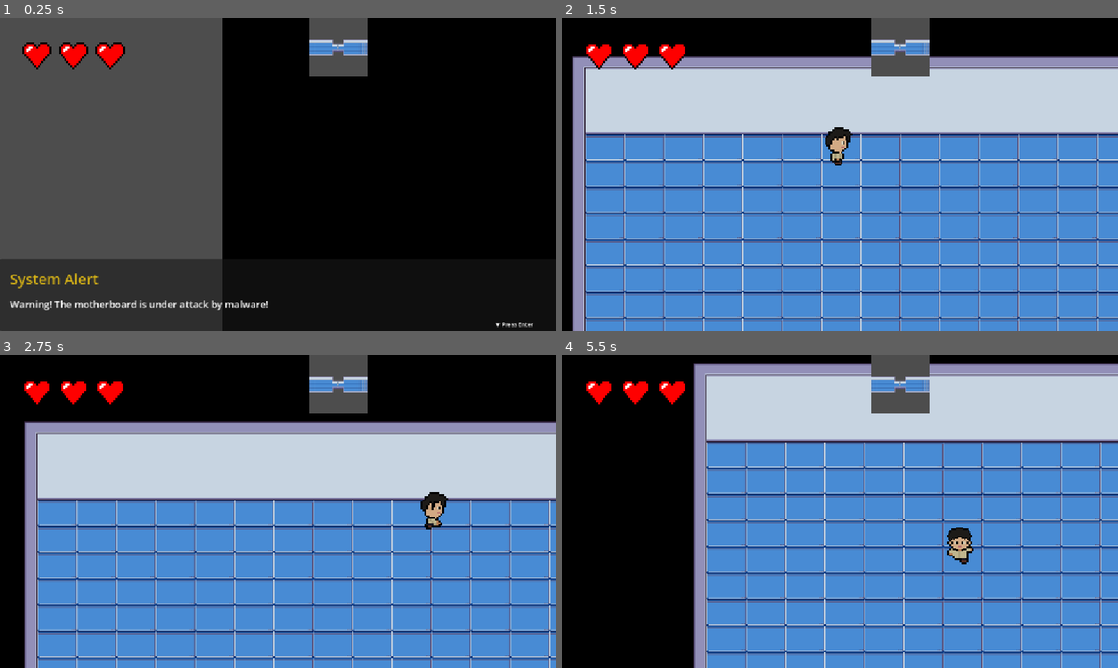
Above: before the commit, frames 1-4 (two rows, left to right).
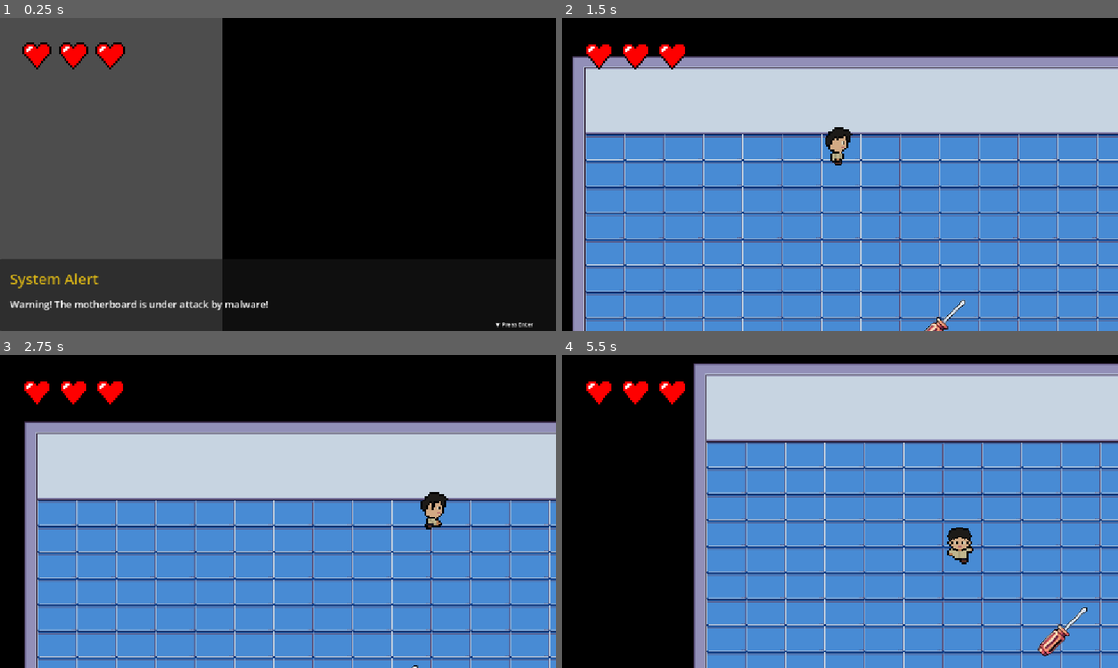
Above: after the commit, the same moments.

Repository: Toto-Iji/PixelRigSupaGodot
Game: Godot game, scene res://scenes/game/world.tscn
Same seed, same stepped clock (60 frames per second), same inputs: the game is played once before the commit and once after it. This scene is started directly instead of the project's main scene. The engine's default icon, where the game draws it, is replaced by a stand-in: a white triangle on a blue panel in a dark square.
Inputs (mouse positions are in pixels of both pictures, inside the frame that each line leads up to):
- Up to frame 1 (0.25 s): no input
- Up to frame 2 (1.5 s): tap Enter (ui_accept) at 0.5, 0.77 s; move the mouse to (962, 158) at 0.52 s; hold D (Right) 0.53-1.25 s; hold Space (Attack) 0.53-1.25 s; click (962, 158) at 0.67 s; tap E (Interact) at 0.8 s; drag from (728, 190) to (873, 202) at 1.27 s
- Up to frame 3 (2.75 s): move the mouse to (333, 442) at 2.02 s; hold D (Right) from 2.03 s (still down); hold Space (Attack) from 2.03 s (still down); tap E (Interact) at 2.3 s
- Up to frame 4 (5.5 s): release D (Right) at 2.75 s; release Space (Attack) at 2.75 s; drag from (812, 574) to (673, 464) at 2.77 s; move the mouse to (1006, 558) at 3.52 s; hold A (Left) 3.53-4.25 s; hold Space (Attack) 3.53-4.25 s; tap Enter (ui_accept) at 3.77 s; tap E (Interact) at 3.8, 5.3 s; drag from (673, 464) to (1017, 583) at 4.27 s; move the mouse to (867, 511) at 5.02 s; hold S (Down) from 5.03 s (still down); hold Space (Attack) from 5.03 s (still down); click (867, 511) at 5.17 s

The runs differ from the first frame. In frame 1, 2.0% of the frame differs, in the area x 55-67%, y 0-19%; in frame 2, 2.1%; in frame 3, 2.0%; in frame 4, 2.2%, in the area x 55-95%, y 0-97%.
Error before the commit: Invalid assignment of property or key 'position' with value of type 'Vector2' on a base object of type 'null instance'. (res://scenes/game/minimap.gd:6)

Commit message:
latest commit

Diff:
--- a/logintest/minimap.gd
+++ /dev/null
@@ -1,31 +0,0 @@
-# minimap.gd (Script attached to the top-level 'minimap' node)
-
-extends Node2D  # or Control, depending on your setup
-
-# Variable to hold a reference to the main Player node
-var target_player = null
-
-func _ready():
-	# Find the Player node in the scene tree.
-	# Since the Player is a sibling to the minimap node,
-	# and the parent is 'World', this should work.
-	target_player = get_parent().get_node("Player")
-
-	if target_player:
-		print("Minimap successfully referenced the main Player.")
-	else:
-		# Handle case where Player isn't found
-		print("ERROR: Could not find the Player node for the minimap.")
-
-
-func _process(delta):
-	if target_player:
-		# Move the minimap's Camera2D (or the minimap itself) to follow the player
-		# Assuming the minimap has a Camera2D named 'Camera2D' as a child
-		var minimap_camera = $Camera2D
-
-		# Center the camera on the player's position
-		minimap_camera.global_position = target_player.global_position
-
-		# NOTE: You'll also need code to position the minimap_ui elements relative
-		# to the player's global position.
--- a/logintest/minimap.tscn
+++ b/logintest/minimap.tscn
@@ -1,37 +1,7 @@
-[gd_scene load_steps=4 format=3 uid="uid://bmj2o157umepe"]
+[gd_scene load_steps=3 format=3 uid="uid://bqyivdepjunub"]
 
 [ext_resource type="Texture2D" uid="uid://cu28id2qdnyno" path="res://assets/bg.png" id="1_0pgu0"]
 [ext_resource type="Texture2D" uid="uid://cn56f2pnv286x" path="res://assets/red-removebg-preview.png" id="5_uhfg6"]
-
-[sub_resource type="GDScript" id="GDScript_cvo86"]
-script/source = "extends SubViewport
-
-@onready var minimap_camera = $Camera2D
-var target_player = null
-
-func _ready():
-	# 1. Get the current Scene Tree (like before)
-	var tree = get_tree()
-	var viewport_root = tree.root
-	target_player = viewport_root.find_child(\"Player\", true, false)
-
-	if target_player:
-		print(\"Minimap successfully found the Player node by searching the Scene Tree root.\")
-	else:
-		print(\"CRITICAL ERROR: Player node not found. Check name and position in the World scene.\")
-
-    # 💥 CRITICAL LINE: Make the SubViewport share the main scene's 2D world
-		world_2d = get_tree().root.get_world_2d()
-
-		if target_player:
-				print(\"Minimap successfully found the Player node by searching the Scene Tree root.\")
-		else:
-			print(\"CRITICAL ERROR: Player node not found. Check name and position in the World scene.\")
-
-func _physics_process(_delta):
-	if target_player:
-		minimap_camera.position = target_player.position
-"
 
 [node name="minimap" type="Node2D"]
 
@@ -54,7 +24,6 @@
 handle_input_locally = false
 size = Vector2i(160, 160)
 render_target_update_mode = 4
-script = SubResource("GDScript_cvo86")
 
 [node name="Sprite2D" type="Sprite2D" parent="minimap_ui/SubViewportContainer/SubViewport"]
 texture = ExtResource("1_0pgu0")
--- a/logintest/project.godot
+++ b/logintest/project.godot
@@ -28,6 +28,10 @@
 
 window/stretch/mode="canvas_items"
 window/stretch/aspect="expand"
+
+[global_group]
+
+player=""
 
 [input]
 
--- /dev/null
+++ b/logintest/scenes/computer_npc.tscn
@@ -0,0 +1,22 @@
+[gd_scene load_steps=5 format=3 uid="uid://bylm5ooavv1"]
+
+[ext_resource type="Script" uid="uid://by6ewl5yeeeuo" path="res://scripts/computer_npc.gd" id="1_lyfn0"]
+[ext_resource type="Texture2D" uid="uid://byx6yhfs8uvk2" path="res://assets/download-removebg-preview (1).png" id="2_uw5nw"]
+[ext_resource type="PackedScene" uid="uid://c8n6rp60wn0vv" path="res://scenes/dialogue_layer.tscn" id="3_lj3sr"]
+
+[sub_resource type="RectangleShape2D" id="RectangleShape2D_opiqg"]
+size = Vector2(36, 66)
+
+[node name="ComputerNPC" type="StaticBody2D"]
+script = ExtResource("1_lyfn0")
+
+[node name="Sprite2D" type="Sprite2D" parent="."]
+position = Vector2(0.999992, 7.62939e-06)
+scale = Vector2(0.442222, 0.442222)
+texture = ExtResource("2_uw5nw")
+
+[node name="CollisionShape2D" type="CollisionShape2D" parent="."]
+position = Vector2(3, -1)
+shape = SubResource("RectangleShape2D_opiqg")
+
+[node name="DialogueLayer" parent="." instance=ExtResource("3_lj3sr")]
--- /dev/null
+++ b/logintest/scenes/dialogue_layer.tscn
@@ -0,0 +1,50 @@
+[gd_scene load_steps=4 format=3 uid="uid://c8n6rp60wn0vv"]
+
+[ext_resource type="Script" uid="uid://bsx5v31llqf4m" path="res://scripts/dialogue_layer.gd" id="1_ftchp"]
+[ext_resource type="Texture2D" uid="uid://b0gaxfkw8pn65" path="res://assets/dialogue_box.png" id="2_6esfx"]
+
+[sub_resource type="StyleBoxTexture" id="StyleBoxTexture_ftchp"]
+texture = ExtResource("2_6esfx")
+
+[node name="DialogueLayer" type="CanvasLayer"]
+script = ExtResource("1_ftchp")
+
+[node name="Control" type="Control" parent="."]
+layout_mode = 3
+anchors_preset = 15
+anchor_right = 1.0
+anchor_bottom = 1.0
+grow_horizontal = 2
+grow_vertical = 2
+
+[node name="DialoguePanel" type="PanelContainer" parent="Control"]
+layout_mode = 1
+anchors_preset = 8
+anchor_left = 0.5
+anchor_top = 0.5
+anchor_right = 0.5
+anchor_bottom = 0.5
+offset_left = -220.0
+offset_top = -230.0
+offset_right = 220.0
+offset_bottom = -90.0
+grow_horizontal = 2
+grow_vertical = 2
+theme_override_styles/panel = SubResource("StyleBoxTexture_ftchp")
+
+[node name="MarginContainer" type="MarginContainer" parent="Control/DialoguePanel"]
+layout_mode = 2
+theme_override_constants/margin_left = 20
+theme_override_constants/margin_top = 20
+theme_override_constants/margin_right = 20
+theme_override_constants/margin_bottom = 20
+
+[node name="RichTextLabel" type="RichTextLabel" parent="Control/DialoguePanel/MarginContainer"]
+modulate = Color(0, 0, 0, 1)
+custom_minimum_size = Vector2(400, 100)
+layout_mode = 2
+theme_override_font_sizes/normal_font_size = 24
+bbcode_enabled = true
+fit_content = true
+scroll_active = false
+metadata/_edit_use_anchors_ = true
--- a/logintest/scenes/game/level_2.tscn
+++ b/logintest/scenes/game/level_2.tscn
@@ -8,11 +8,12 @@
 [ext_resource type="Texture2D" uid="uid://qdutmupsk3y2" path="res://assets/tilesStuff.png" id="5_qsm5n"]
 [ext_resource type="Texture2D" uid="uid://bk121plfl4x6e" path="res://assets/tilesWalls.png" id="6_0verc"]
 [ext_resource type="PackedScene" uid="uid://bc08oiii3s150" path="res://sliding_door.tscn" id="7_uin86"]
-[ext_resource type="Shader" uid="uid://buptetam44jjb" path="res://scenes/game/level_2.gdshader" id="9_0verc"]
+[ext_resource type="Shader" path="res://scenes/game/level_2.gdshader" id="9_0verc"]
 [ext_resource type="Texture2D" uid="uid://bxl8vqsqpcl53" path="res://assets/table-horizontal-128x128.png" id="10_18c5o"]
-[ext_resource type="Shader" uid="uid://cp5gdjqogwlqd" path="res://scenes/game/dimmer_level_2.gdshader" id="10_wh2ag"]
-[ext_resource type="Script" uid="uid://c3skd0hfop30r" path="res://scenes/game/room_a.gd" id="11_rywa0"]
-[ext_resource type="Script" uid="uid://ckuycdfkr1nkc" path="res://scenes/game/room_b.gd" id="11_wh2ag"]
+[ext_resource type="Shader" path="res://scenes/game/dimmer_level_2.gdshader" id="10_wh2ag"]
+[ext_resource type="Script" path="res://scenes/game/room_a.gd" id="11_rywa0"]
+[ext_resource type="Script" path="res://scenes/game/room_b.gd" id="11_wh2ag"]
+[ext_resource type="PackedScene" uid="uid://bylm5ooavv1" path="res://scenes/computer_npc.tscn" id="14_18c5o"]
 
 [sub_resource type="TileSetAtlasSource" id="TileSetAtlasSource_x1lkl"]
 texture = ExtResource("1_doay6")
@@ -4801,4 +4802,8 @@
 offset_bottom = 576.0
 color = Color(0, 0, 0, 1)
 
+[node name="ComputerNPC" parent="." node_paths=PackedStringArray("linked_door") instance=ExtResource("14_18c5o")]
+position = Vector2(609, 488)
+linked_door = NodePath("../TileMap/SlidingDoor")
+
 [editable path="TileMap/SlidingDoor"]
--- a/logintest/scenes/game/minimap.gd
+++ /dev/null
@@ -1,6 +0,0 @@
-extends SubViewport
-
-@onready var camera = $PlayerCamera
-
-func _physics_process(_delta):
-	camera.position = owner.find_child("Player").position
--- a/logintest/scenes/game/player.tscn
+++ b/logintest/scenes/game/player.tscn
@@ -212,9 +212,10 @@
 [sub_resource type="RectangleShape2D" id="RectangleShape2D_onrkg"]
 size = Vector2(38.8571, 52.5714)
 
-[node name="Player" type="CharacterBody2D"]
+[node name="Player" type="CharacterBody2D" groups=["player"]]
 scale = Vector2(0.25, 0.25)
 script = ExtResource("1_4flbx")
+interact_distance = 120.0
 
 [node name="Sprite" type="AnimatedSprite2D" parent="."]
 texture_filter = 1
--- a/logintest/scenes/game/world.tscn
+++ b/logintest/scenes/game/world.tscn
@@ -1,9 +1,8 @@
-[gd_scene load_steps=27 format=3 uid="uid://b3d5v3f3xxmyr"]
+[gd_scene load_steps=26 format=3 uid="uid://b3d5v3f3xxmyr"]
 
 [ext_resource type="Script" uid="uid://dx372e0bo6qrg" path="res://scripts/game/world.gd" id="1_ry518"]
 [ext_resource type="PackedScene" uid="uid://by7yctgrl7bo1" path="res://scenes/game/player.tscn" id="3_ssxqg"]
 [ext_resource type="Script" uid="uid://bd156lcdidymc" path="res://scripts/game/quiz_ui.gd" id="4_8tx05"]
-[ext_resource type="Script" uid="uid://cuuil68kma8k4" path="res://scenes/game/minimap.gd" id="4_g3wwy"]
 [ext_resource type="PackedScene" uid="uid://hvvkl7lvsd4v" path="res://scenes/terminal.tscn" id="5_kkypk"]
 [ext_resource type="Script" uid="uid://cy1dhqly8k3hx" path="res://scripts/UIManager.gd" id="6_aa8ij"]
 [ext_resource type="Script" uid="uid://b0to2s73tb2r0" path="res://scripts/game/terminal_text.gd" id="7_xjrwe"]
@@ -43,29 +42,6 @@
 z_index = 1
 position = Vector2(153, -109)
 
-[node name="minimapUI" type="CanvasLayer" parent="."]
-
-[node name="SubViewportContainer" type="SubViewportContainer" parent="minimapUI"]
-anchors_preset = 1
-anchor_left = 1.0
-anchor_right = 1.0
-offset_left = -512.0
-offset_right = -392.0
-offset_bottom = 120.0
-grow_horizontal = 0
-
-[node name="SubViewport" type="SubViewport" parent="minimapUI/SubViewportContainer"]
-handle_input_locally = false
-size = Vector2i(120, 120)
-render_target_update_mode = 4
-script = ExtResource("4_g3wwy")
-
-[node name="Sprite2D" type="Sprite2D" parent="minimapUI/SubViewportContainer/SubViewport"]
-texture = ExtResource("22_ssxqg")
-
-[node name="Camera2D" type="Camera2D" parent="minimapUI/SubViewportContainer/SubViewport"]
-zoom = Vector2(0.1, 0.1)
-
 [node name="BG" type="Sprite2D" parent="."]
 texture = ExtResource("22_ssxqg")
 
--- /dev/null
+++ b/logintest/scripts/computer_npc.gd
@@ -0,0 +1,78 @@
+extends StaticBody2D
+
+@onready var dialogue_ui = $DialogueLayer
+
+# 🔗 Drag your SlidingDoor node here in the Inspector
+@export var linked_door: Node2D
+
+# We DO NOT use @export for text to prevent Inspector bugs
+var story_lines: Array[String] = [
+	"You noticed a PC on top of the desk... powering on.",
+	"Welcome back, Professor Ad— wait. You’re... not him. Interesting. You have his eyes, though. You must be his grandchild.",
+	"Professor Francis Adler. Founder of the Mind Sync System. It’s been twenty years since he last logged into this tester account.",
+	"He built all of this, you know — PixelRig, the entire learning framework, every module, every tool. Looks like you inherited his problem-solving skills.",
+	"If you found this device in a hidden room, then he wanted someone like you to discover it. The system you’ve synced with contains everything about computers — how they work, how to assemble them, how to truly understand them.",
+	"If you're ready... I can show you around."
+]
+
+var unlocked_lines: Array[String] = [
+	"Access granted. You can now proceed to the next room."
+]
+
+var has_unlocked_door: bool = false
+var player_ref = null
+
+func _ready():
+	if has_node("DialogueLayer"):
+		dialogue_ui.dialogue_finished.connect(_on_dialogue_finished)
+
+	# Debug Check
+	if linked_door == null:
+		print("❌ CRITICAL ERROR: 'Linked Door' is empty! Click ComputerNPC in the scene and assign the Door node.")
+	else:
+		print("✅ NPC connected to door: ", linked_door.name)
+
+func interact():
+	player_ref = get_tree().get_first_node_in_group("player")
+	if not player_ref:
+		player_ref = get_tree().get_first_node_in_group("Player")
+
+	if player_ref:
+		player_ref.can_move = false
+		player_ref.can_shoot = false
+		player_ref.velocity = Vector2.ZERO
+
+	# Send the correct text
+	if has_unlocked_door:
+		print("sending unlocked lines: ", unlocked_lines.size())
+		dialogue_ui.start_dialogue(unlocked_lines)
+	else:
+		print("sending story lines: ", story_lines.size())
+		dialogue_ui.start_dialogue(story_lines)
+
+func _on_dialogue_finished():
+	if player_ref:
+		player_ref.can_move = true
+		player_ref.can_shoot = true
+
+	if not has_unlocked_door:
+		has_unlocked_door = true
+		print("🔓 Attempting to unlock door...")
+
+		if linked_door:
+			if linked_door.has_method("unlock_door"):
+				linked_door.unlock_door()
+				# Force an update in case player is standing in it
+				_update_door_state()
+			else:
+				print("❌ ERROR: The linked node exists but does not have 'unlock_door()'. Check sliding_door.gd script.")
+		else:
+			print("❌ ERROR: Cannot unlock. 'Linked Door' is NULL.")
+
+# Helper to handle if player is already standing at the door
+func _update_door_state():
+	if linked_door.has_method("_on_area_body_entered") and player_ref:
+		# We simulate the player entering the door area again to trigger the open
+		var door_area = linked_door.get_node_or_null("Area2D")
+		if door_area and door_area.overlaps_body(player_ref):
+			linked_door._open_door()
--- /dev/null
+++ b/logintest/scripts/dialogue_layer.gd
@@ -0,0 +1,90 @@
+extends CanvasLayer
+
+# --- CHECK THIS LINE ---
+signal dialogue_finished
+# -----------------------
+
+@onready var text_label = $Control/DialoguePanel/MarginContainer/RichTextLabel
+@onready var dialogue_panel = $Control/DialoguePanel
+@onready var control_root = $Control
+
+var dialogue_queue: Array[String] = []
+var is_typing: bool = false
+var current_index: int = 0
+var char_timer: float = 0.0
+const TYPE_SPEED: float = 0.02
+
+func _ready():
+	control_root.visible = false
+	print("DEBUG: DialogueLayer is Ready")
+
+func _process(delta):
+	if is_typing:
+		if text_label.visible_ratio < 1.0:
+			char_timer += delta
+			if char_timer >= TYPE_SPEED:
+				char_timer = 0.0
+				text_label.visible_characters += 1
+		else:
+			is_typing = false
+
+func start_dialogue(lines: Array[String]):
+	print("DEBUG: start_dialogue called with ", lines.size(), " lines")
+
+	# --- FAIL SAFE FIX ---
+	if lines.is_empty():
+		print("DEBUG: No text found! Emitting finished signal immediately to unfreeze player.")
+		emit_signal("dialogue_finished")
+		return
+	# ---------------------
+
+	dialogue_queue = lines
+	current_index = 0
+	show_dialogue()
+	_display_current_line()
+
+func show_dialogue():
+	print("DEBUG: Dialogue GUI opened")
+	control_root.visible = true
+	process_mode = Node.PROCESS_MODE_ALWAYS
+
+func hide_dialogue():
+	print("DEBUG: hide_dialogue called")
+	control_root.visible = false
+	dialogue_queue.clear()
+
+	print("DEBUG: Attempting to emit 'dialogue_finished'...")
+	emit_signal("dialogue_finished")
+	print("DEBUG: Signal emitted!")
+
+func _display_current_line():
+	if dialogue_queue.is_empty(): return
+
+	var line = dialogue_queue[current_index]
+	# print("DEBUG: Displaying line: " + line)
+	text_label.text = line
+
+	text_label.visible_characters = 0
+	text_label.visible_ratio = 0.0
+	is_typing = true
+
+	await get_tree().process_frame
+	dialogue_panel.reset_size()
+
+func _input(event):
+	if not control_root.visible:
+		return
+
+	if event.is_action_pressed("Interact"):
+		get_viewport().set_input_as_handled()
+
+		if is_typing:
+			text_label.visible_ratio = 1.0
+			is_typing = false
+		else:
+			current_index += 1
+			if current_index < dialogue_queue.size():
+				_display_current_line()
+			else:
+				print("DEBUG: End of text reached, calling hide_dialogue")
+				hide_dialogue()
--- a/logintest/scripts/game/player.gd
+++ b/logintest/scripts/game/player.gd
@@ -2,14 +2,14 @@
 
 # --- Exported Properties ---
 @export var speed: float = 250.0
-@export var interact_distance: float = 50.0
+@export var interact_distance: float = 150.0 # Increased default for better detection
 @export var attack_range: float = 400.0
 @export var fire_rate: float = 0.3
-@export var camera_focus_strength: float = 0.3  # 🆕 How much to offset camera (0.0-0.5)
+@export var camera_focus_strength: float = 0.3
 
 # --- Node References ---
 @onready var sprite: AnimatedSprite2D = $Sprite
-@onready var camera: Camera2D = $PlayerCamera  # 🆕 Add reference
+@onready var camera: Camera2D = $PlayerCamera
 
 # --- Signals ---
 signal health_changed(new_health)
@@ -25,11 +25,11 @@
 var knockback_duration: float = 0.3
 var last_direction := Vector2.DOWN
 
-# 🆕 SHOOTING COOLDOWN
+# SHOOTING COOLDOWN
 var can_shoot: bool = true
 var shoot_cooldown_timer: Timer
 
-# 🆕 CAMERA FOCUS
+# CAMERA FOCUS
 var current_target: Node2D = null
 var camera_original_offset: Vector2 = Vector2.ZERO
 
@@ -39,6 +39,9 @@
 # --- Built-in Functions ---
 
 func _ready():
+	add_to_group("player") # Ensure lowercase group exists for NPC detection
+	add_to_group("Player") # Ensure uppercase group exists for safety
+
 	# Initialize stun timer
 	stun_timer = Timer.new()
 	stun_timer.one_shot = true
@@ -51,17 +54,17 @@
 	add_child(shoot_cooldown_timer)
 	shoot_cooldown_timer.timeout.connect(_on_shoot_cooldown_end)
 
-	# 🆕 Store camera's original offset
+	# Store camera's original offset
 	if camera:
 		camera_original_offset = camera.offset
 
 func _physics_process(delta):
-	# --- 🆕 Update Camera Focus (check for target first) ---
+	# --- Update Camera Focus ---
 	var detected_target = _get_nearest_hostile_in_range()
 	if detected_target:
-		current_target = detected_target  # Set target for camera
+		current_target = detected_target
 	else:
-		current_target = null  # Clear target when no hostiles nearby
+		current_target = null
 
 	_update_camera_focus(delta)
 
@@ -72,12 +75,21 @@
 		move_and_slide()
 		return
 
-	# --- 2. Handle Stun ---
+	# --- 2. Handle Stun / Dialogue Freeze ---
 	if not can_move:
-		velocity = Vector2.ZERO
-		move_and_slide()
-		sprite.play("idle-front")
-		return
+		velocity = Vector2.ZERO # Force stop
+		move_and_slide() # Apply the stop
+
+		# Play idle animation based on the direction we were last looking
+		if abs(last_direction.x) > abs(last_direction.y):
+			sprite.play("idle-right")
+			sprite.flip_h = (last_direction.x < 0)
+		else:
+			if last_direction.y < 0:
+				sprite.play("idle-back")
+			else:
+				sprite.play("idle-front")
+		return # Stop processing movement input
 
 	# --- 3. Handle Attack Input ---
 	if Input.is_action_pressed("Attack") and can_shoot:
@@ -87,7 +99,9 @@
 			can_shoot = false
 			shoot_cooldown_timer.start(fire_rate)
 		else:
-			print("❌ No hostile in range")
+			# Optional: You can enable this print if you want to debug shooting
+			# print("❌ No hostile in range")
+			pass
 
 	if Input.is_action_just_pressed("Interact"):
 		_interact()
@@ -139,7 +153,7 @@
 	if animation_to_play != "":
 		sprite.play(animation_to_play)
 
-# 🆕 Camera Focus System
+# Camera Focus System
 func _update_camera_focus(delta: float):
 	if not camera:
 		return
@@ -147,11 +161,9 @@
 	var target_offset = Vector2.ZERO
 
 	if current_target and is_instance_valid(current_target):
-		# Calculate midpoint between player and target (in local space)
 		var direction_to_target = current_target.global_position - global_position
 		target_offset = direction_to_target * camera_focus_strength
 
-	# Smoothly interpolate camera offset
 	camera.offset = camera.offset.lerp(target_offset, delta * 5.0)
 
 # --- Health & Damage Functions ---
@@ -173,7 +185,7 @@
 func die() -> void:
 	print("💀 Player is dead")
 
-	current_target = null  # 🆕 Clear target
+	current_target = null
 	clear_knockback()
 	velocity = Vector2.ZERO
 	set_physics_process(false)
@@ -197,7 +209,9 @@
 	stun_timer.start(duration)
 
 func _on_stun_end() -> void:
-	can_move = true
+	# Only re-enable movement if we aren't dead
+	if not is_dead:
+		can_move = true
 
 func _on_shoot_cooldown_end() -> void:
 	can_shoot = true
@@ -216,9 +230,8 @@
 	health = max_health
 	is_dead = false
 	can_shoot = true
-	current_target = null  # 🆕 Clear target
-
-	# 🆕 Reset camera
+	current_target = null
+
 	if camera:
 		camera.offset = camera_original_offset
 
@@ -275,7 +288,7 @@
 
 	var space_state = get_world_2d().direct_space_state
 	var circle = CircleShape2D.new()
-	circle.radius = interact_distance
+	circle.radius = interact_distance # Uses the exported variable
 
 	var query = PhysicsShapeQueryParameters2D.new()
 	query.shape = circle
@@ -292,9 +305,9 @@
 
 	for result in results:
 		var body = result.collider
-		print("  - Found:", body.name, " | Has interact:", body.has_method("interact"))
 		if body == self:
 			continue
+		# Check for interact method
 		if body.has_method("interact"):
 			var distance = global_position.distance_to(body.global_position)
 			if distance < closest_distance:
--- a/logintest/sliding_door.gd
+++ b/logintest/sliding_door.gd
@@ -5,21 +5,37 @@
 @onready var door_collider = $StaticBody2D/CollisionShape2D
 @onready var area = $Area2D
 
+# 🔒 New variable to keep it locked initially
+var is_locked: bool = true
 var door_open = false
 
 func _ready():
 	area.body_entered.connect(_on_area_body_entered)
 	area.body_exited.connect(_on_area_body_exited)
-	# Start closed, show closed animation
 	_set_door_closed()
 
 func _on_area_body_entered(body):
+	# Check if locked first!
+	if is_locked:
+		return
+
 	if body.is_in_group("player"):
 		_open_door()
 
 func _on_area_body_exited(body):
 	if body.is_in_group("player"):
 		_close_door()
+
+# 🔓 New function called by the NPC
+func unlock_door():
+	print("Door unlocked!")
+	is_locked = false
+
+	# Check if the player is ALREADY standing in the zone waiting
+	if area.has_overlapping_bodies():
+		for body in area.get_overlapping_bodies():
+			if body.is_in_group("player"):
+				_open_door()
 
 func _open_door():
 	if door_open:
@@ -35,8 +51,8 @@
 
 func _set_door_open():
 	door_anim.frame = 1
-	door_collider.set_deferred("disabled", true)  # Disable collision safely
+	door_collider.set_deferred("disabled", true)
 
 func _set_door_closed():
 	door_anim.frame = 0
-	door_collider.set_deferred("disabled", false)  # Re-enable collision safely
+	door_collider.set_deferred("disabled", false)
Binary file added: logintest/assets/dialogue_box.png
Not shown, added: logintest/assets/dialogue_box.png.import
Not shown, removed: logintest/minimap.gd.uid
Not shown: 1 places in logintest/scenes/game/level_2.tscn that only renumber resources
Not shown, removed: logintest/scenes/game/minimap.gd.uid
Not shown, added: logintest/scripts/computer_npc.gd.uid
Not shown, added: logintest/scripts/dialogue_layer.gd.uid
